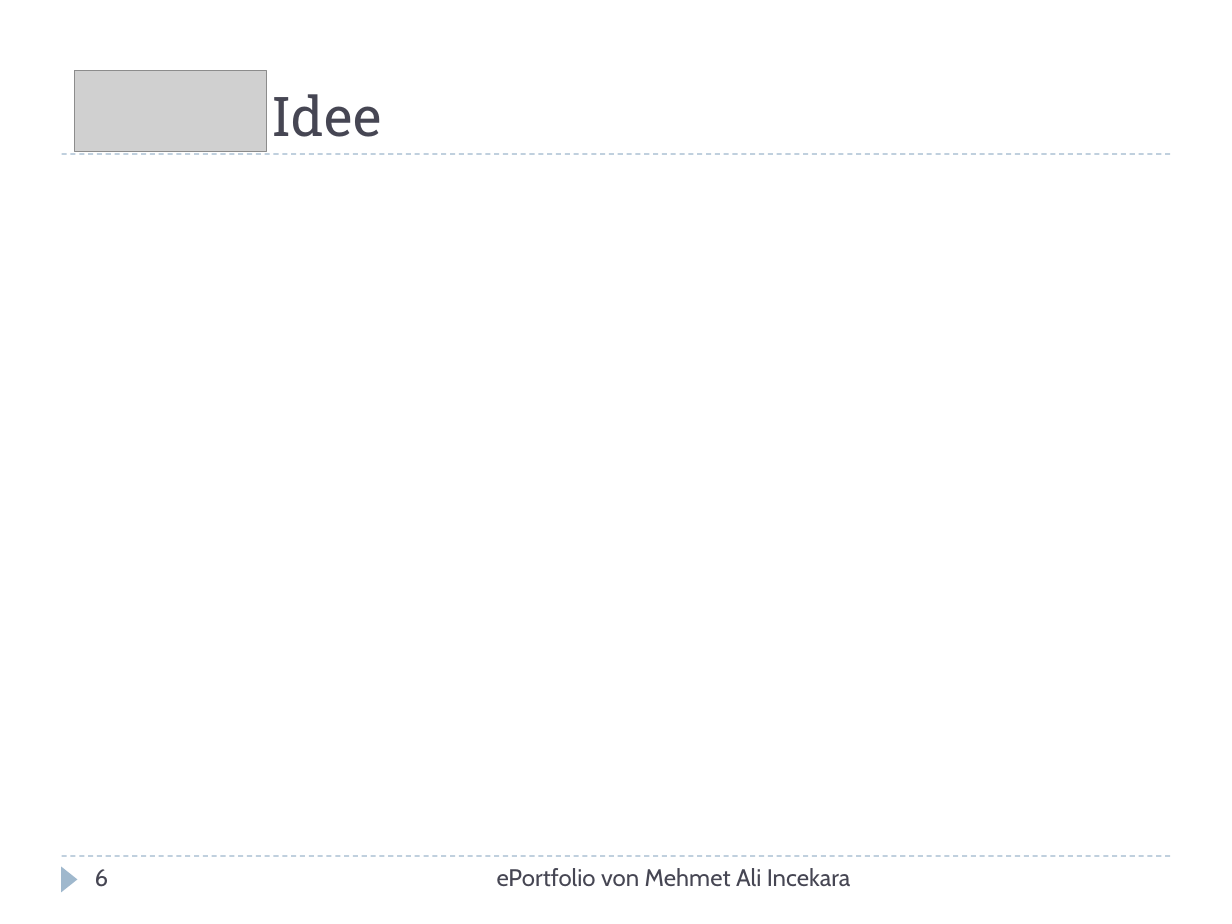
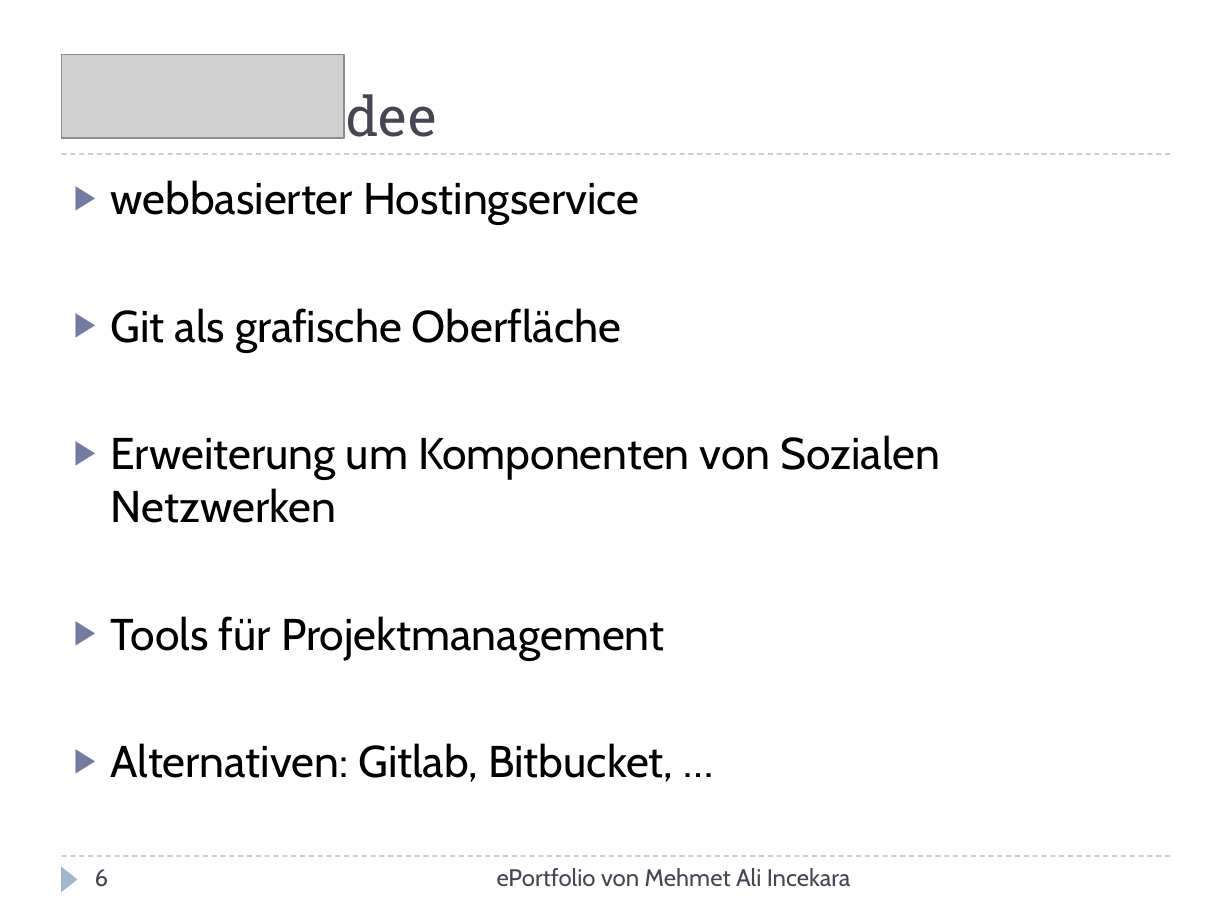
Before and after one commit to xnappy/ePortfolio, a slide deck: slide 6 of Git-und-GitHub.pptx. Drawn at 1232x924 pixels with LibreOffice and Linux fonts; fonts in the diff are those of the drawing; grey boxes stand for pictures. Boxes give left, top, right and bottom in pixels: in the first picture for what was removed or moved away, otherwise in the second. Text is boxed around its words. In the diff, an @@ line names an element or a change of style, - is before the commit and + after.

Commit message:
New Version of the Powerpoint

```diff
--- a/Git-und-GitHub.pptx
+++ b/Git-und-GitHub.pptx
@@ title "- Idee" rewrapped from <box>272,94,383,137</box> to <box>326,87,437,139</box> @@
@@ picture added at <box>62,54,344,138</box> @@
@@ picture removed at <box>74,70,266,152</box> @@
@@ text added at <box>111,180,941,782</box>, 26 pt, text #000000 @@
+▶ webbasierter Hostingservice
+▶ Git als grafische Oberfläche
+▶ Erweiterung um Komponenten von Sozialen Netzwerken
+▶ Tools für Projektmanagement
+▶ Alternativen: Gitlab, Bitbucket, …
```
Also in this commit, not shown: 6 other slides changed, 2 slides added.
